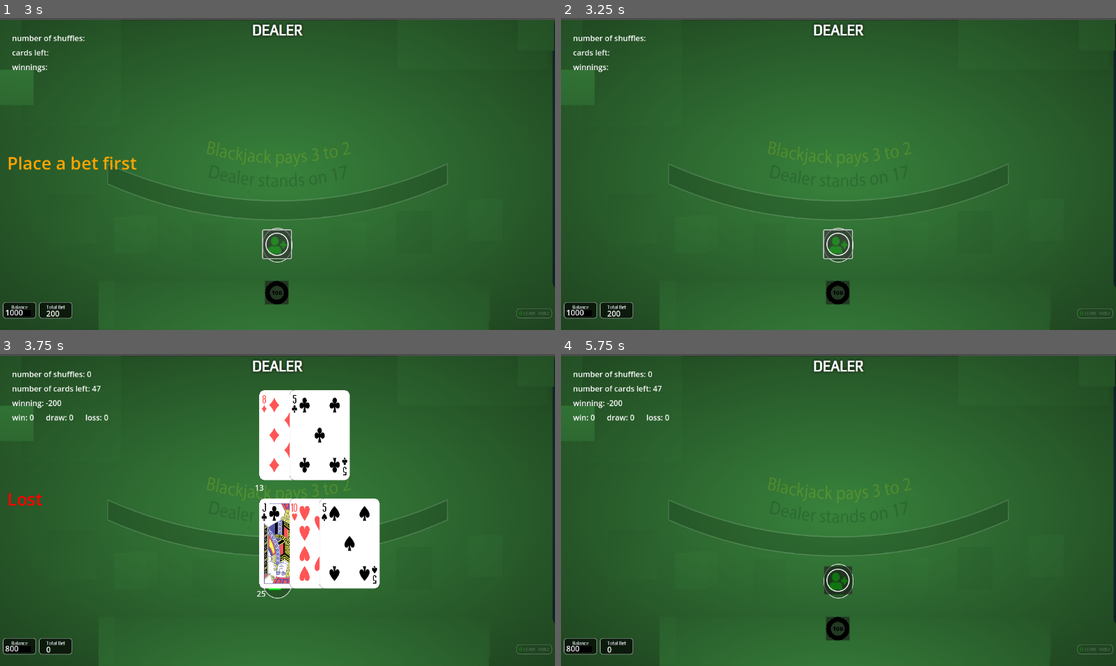
Above: before the commit, frames 1-4 (two rows, left to right).
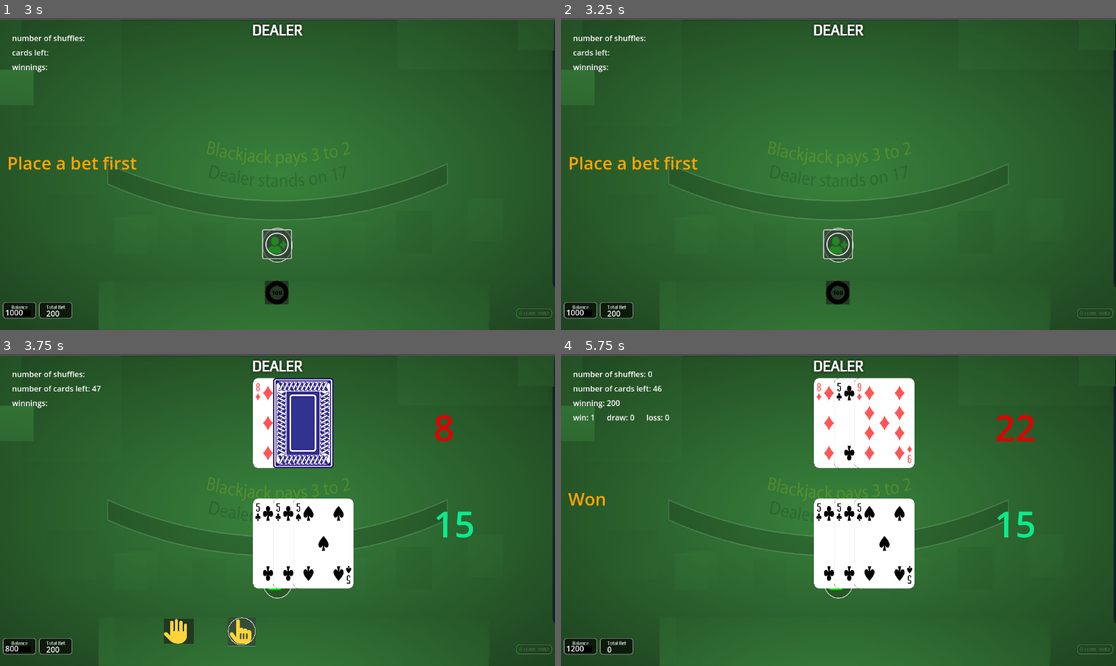
Above: after the commit, the same moments.

Repository: dooyoon/blackjack21-godot
Game: Godot game, scene res://main.tscn
Same seed, same stepped clock (60 frames per second), same inputs: the game is played once before the commit and once after it.
Inputs (mouse positions are in pixels of both pictures, inside the frame that each line leads up to):
- Up to frame 1 (3 s): click (277, 245) at 0.5 s; click (277, 292) at 1.25 s; click (277, 292) at 2 s; click (277, 245) at 2.75 s
- Up to frame 2 (3.25 s): no input
- Up to frame 3 (3.75 s): click (244, 631) at 3.5 s
- Up to frame 4 (5.75 s): click (738, 631) at 4.27 s; tap Enter at 5 s

Frame 1 is identical in both runs. In frame 2, 0.4% of the frame differs, in the area x 1-25%, y 44-49%; in frame 3, 9.8%; in frame 4, 12%, in the area x 1-86%, y 7-96%.

Commit message:
polish logic on adding splitting hands

Diff:
--- a/main.gd
+++ b/main.gd
@@ -10,10 +10,11 @@
 var cardSize = 125
 var numberOfShuffles = 0
 var stats = {'win':0, 'draw': 0, 'loss':0}
-var deplayForNewHand = 2 # senconds
-var loadedStats = false
-
-enum players {dealer, player1, split, none}
+var deplayForNewHand = 2.5 # senconds
+var loadedStats = true
+var splithand=false
+
+enum players {dealer, player1, none}
 enum colors {RED, BLUE, CYAN, ORANGE, GRAY, YELLOW}
 enum actions {SHOW, HIDE, DOUBLE, SPLIT, DOUBLE_OFF, SPLIT_OFF}
 
@@ -91,18 +92,14 @@
 	showActions(actions.HIDE)
 
 	dealer.hands.clear()
-
 	player1.hands.clear()
 	player1.bet = [0]
 
 	$scores/totalDealer.visible = false
 	$scores/totalPlayer.visible = false
-	$scores/totalSplit.visible = false
-	$placeBet.visible = true
 
 	for card in dealtCardsImg:
 		remove_child(card)
-
 	dealtCardsImg.clear()
 
 	if deck.size() <= 15:
@@ -123,14 +120,14 @@
 	dealCard(players.dealer,null)
 	#dealCard(players.dealer,mockCard('A'))
 
-	dealCard(players.player1,null)
-	#dealCard(players.player1,mockCard(10))
+	#dealCard(players.player1,null)
+	dealCard(players.player1,mockCard(5))
 
 	dealCard(players.dealer,null)
 	#dealCard(players.dealer,mockCard(10))
 
-	dealCard(players.player1,null)
-	#dealCard(players.player1,mockCard('A'))
+	#dealCard(players.player1,null)
+	dealCard(players.player1,mockCard(5))
 
 	if isBlackjack(player1.hands.values()[0]):
 		showDealerHidden(dealer.hands.values()[0].cards[1])
@@ -144,6 +141,7 @@
 	# deal 1st card to player
 	var cardImgPath
 	var temphand
+	var activeHandIndex=0
 
 	var index = randi_range(0, deck.size()-1)
 	var card = deck[index]
@@ -178,27 +176,38 @@
 			$scores/totalDealer.text = str(dealer.hands.values()[0].score)
 
 		players.player1:
-
 			match player1.hands.size():
 				0:
 					temphand = hand.new()
 					player1.hands.set('0',temphand)
 					temphand.bet = player1.bet[0]
 				_:
-					temphand = player1.hands.values()[0]
+					for n in player1.hands.size():
+						if !player1.hands.values()[n].done:
+							#deal 2nd card to new hand
+							if splithand:
+								n += 1
+								activeHandIndex +=1
+							temphand=player1.hands.values()[n]
+							break
+						activeHandIndex += 1
+
 
 			temphand.cards.append(card)
-			getImg(players.player1, card, temphand.cards.size())
-
-			if (temphand.cards.size() >= 2):
+			getImg(activeHandIndex+1, card, temphand.cards.size())
+
+			if temphand.cards.size() >= 2:
 				temphand.blackjack = isBlackjack(temphand)
 				temphand.score = getHandScore(temphand)
+				showDoubleSplitButtons(temphand)
 				if temphand.score > 21: temphand.busted = true
-
-			player1.hands.values()[0] = temphand
+				if temphand.score >= 21: temphand.done = true
+
+			player1.hands.values()[activeHandIndex] = temphand
 
 			$scores/totalPlayer.visible = true
-			$scores/totalPlayer.text = str(player1.hands.values()[0].score)
+			if splithand: activeHandIndex -= 1
+			$scores/totalPlayer.text = str(player1.hands.values()[activeHandIndex].score)
 
 
 	deck.pop_at(index)
@@ -229,6 +238,7 @@
 	var allhandsdone = true
 	for temphand in player1.hands.values():
 		if !temphand.done: allhandsdone = false
+
 	return allhandsdone
 
 func dealersTurn():
@@ -362,12 +372,12 @@
 			$actions/Split.visible = false
 			$actions/Insurance.visible = false
 
-#func showDoubleSplit(hand):
-#	if hand.size() == 2:
-#		if hand[0].score == hand[1].score: showActions(actions.SPLIT)
-#	if hand.size() > 2:
-#		showActions(actions.DOUBLE_OFF)
-#		showActions(actions.SPLIT_OFF)
+func showDoubleSplitButtons(hand):
+	if hand.cards.size() == 2:
+		if hand.cards[0].score == hand.cards[1].score: showActions(actions.SPLIT)
+	if hand.cards.size() > 2:
+		showActions(actions.DOUBLE_OFF)
+		showActions(actions.SPLIT_OFF)
 
 func _placeBet_button_pressed():
 
@@ -397,8 +407,9 @@
 	for n in player1.hands.size():
 		if !player1.hands.values()[n].done:
 			dealCard(players.player1,null)
-			if player1.hands.values()[n].busted:
-				nextTurn()
+			break
+
+	if isAllPlayersHandsDone(): nextTurn()
 
 func _stand_button_pressed():
 	$actions/Insurance.visible = false
@@ -427,28 +438,39 @@
 	if dealer.hands.values()[0].blackjack: nextTurn(); return
 
 	for n in player1.hands.size():
-		# hands still in play and only when there are only 2 cards for split.
-		if !player1.hands[n].done && player1.hands[n].cards.size() == 2:
+		# split hands in play and only when there are only 2 cards for split.
+		if (
+			!player1.hands.values()[n].done &&
+			player1.hands.values()[n].cards.size() == 2
+		):
 			message("Split",colors.RED)
-			$scores/totalSplit.visible = true
-			$scores/totalPlayer.add_theme_color_override('font_color','RED')
 
 			var temphand = hand.new()
+			var halfscore = player1.hands.values()[n].score / 2
 			temphand.cards.append(player1.hands.values()[n].cards[1])
+			temphand.score = halfscore
+			player1.hands.values()[n].score = halfscore
 			player1.hands.values()[n].cards.pop_back()
 			remove_child(dealtCardsImg[temphand.cards[0].imageIndex])
 
-			getImg(players.split,temphand.cards[0],1)
-
-			temphand.bet = player1.hands[n].bet
+			getImg(3,temphand.cards[0],1)
+
+			temphand.bet = player1.hands.values()[n].bet
 			player1.balance -= temphand.bet
 			player1.totalBet += temphand.bet
 
-			player1.hands.append(temphand)
-			player1.hands[n].done = true
+			var newHandKey = str(player1.hands.size())
+			player1.hands.set(newHandKey,temphand)
 			dealCard(players.player1,null)
 
-			nextTurn()
+			#deal another card to next new hand
+			splithand=true
+			dealCard(players.player1,null)
+			splithand=false
+
+
+			break # stop if this hand was split
+
 
 func _insurance_button_pressed():
 	message("Buy Insurance", colors.ORANGE)
@@ -484,14 +506,14 @@
 
 	match to:
 		players.dealer:
-			newCard.position.y = 75
-			newCard.position.x = (get_viewport().size.x + (count * cardSize)) / 2 - 100 #newCard.position.x = viewCenterX - size/2
-		players.split:
+			newCard.position.y = 50
+			newCard.position.x = (get_viewport().size.x + (count * cardSize)) / 3 + 100 #newCard.position.x = viewCenterX - size/2
+		players.player1:
 			newCard.position.y = 300
-			newCard.position.x = (get_viewport().size.x + (count * cardSize)) / 2 - 500 #newCard.position.x = viewCenterX - size/2
+			newCard.position.x = (get_viewport().size.x + (count * cardSize)) / 3 + 100
 		_:
 			newCard.position.y = 300
-			newCard.position.x = (get_viewport().size.x + (count * cardSize)) / 2 - 100
+			newCard.position.x = (get_viewport().size.x + (count * cardSize)) / 3 - 300 #newCard.position.x = viewCenterX - size/2
 
 	dealtCardsImg.append(newCard)
 	add_child(newCard)
@@ -532,8 +554,8 @@
 	file.close()
 
 func loadGameStats():
-	if loadedStats == false:
-		loadedStats= true # only attemp to load when game starts for first time
+	if loadedStats:
+		loadedStats= false # only attemp to load when game starts for first time
 		if !FileAccess.file_exists('user://savedStats.dat'):
 			print('No saved to load!')
 			return
--- a/main.tscn
+++ b/main.tscn
@@ -52,6 +52,7 @@
 
 [node name="Warning" type="Label" parent="."]
 visible = false
+z_index = 1
 offset_left = 15.0
 offset_top = 276.0
 offset_right = 404.0
@@ -155,26 +156,23 @@
 
 [node name="totalDealer" type="Label" parent="scores"]
 visible = false
-offset_left = 529.0
-offset_top = 266.0
-offset_right = 569.0
-offset_bottom = 294.0
+offset_left = 900.0
+offset_top = 100.0
+offset_right = 940.0
+offset_bottom = 128.0
+theme_override_colors/font_color = Color(0.890196, 0, 0, 1)
+theme_override_font_sizes/font_size = 75
 text = "0"
 
 [node name="totalPlayer" type="Label" parent="scores"]
 visible = false
-offset_left = 533.0
-offset_top = 486.0
-offset_right = 573.0
-offset_bottom = 509.0
-text = "0"
-
-[node name="totalSplit" type="Label" parent="scores"]
-visible = false
-offset_left = 277.0
-offset_top = 486.0
-offset_right = 317.0
-offset_bottom = 509.0
+z_index = 1
+offset_left = 900.0
+offset_top = 300.0
+offset_right = 943.0
+offset_bottom = 403.0
+theme_override_colors/font_color = Color(0.0509804, 0.917647, 0.556863, 1)
+theme_override_font_sizes/font_size = 75
 text = "0"
 
 [node name="sound" type="Node" parent="."]
